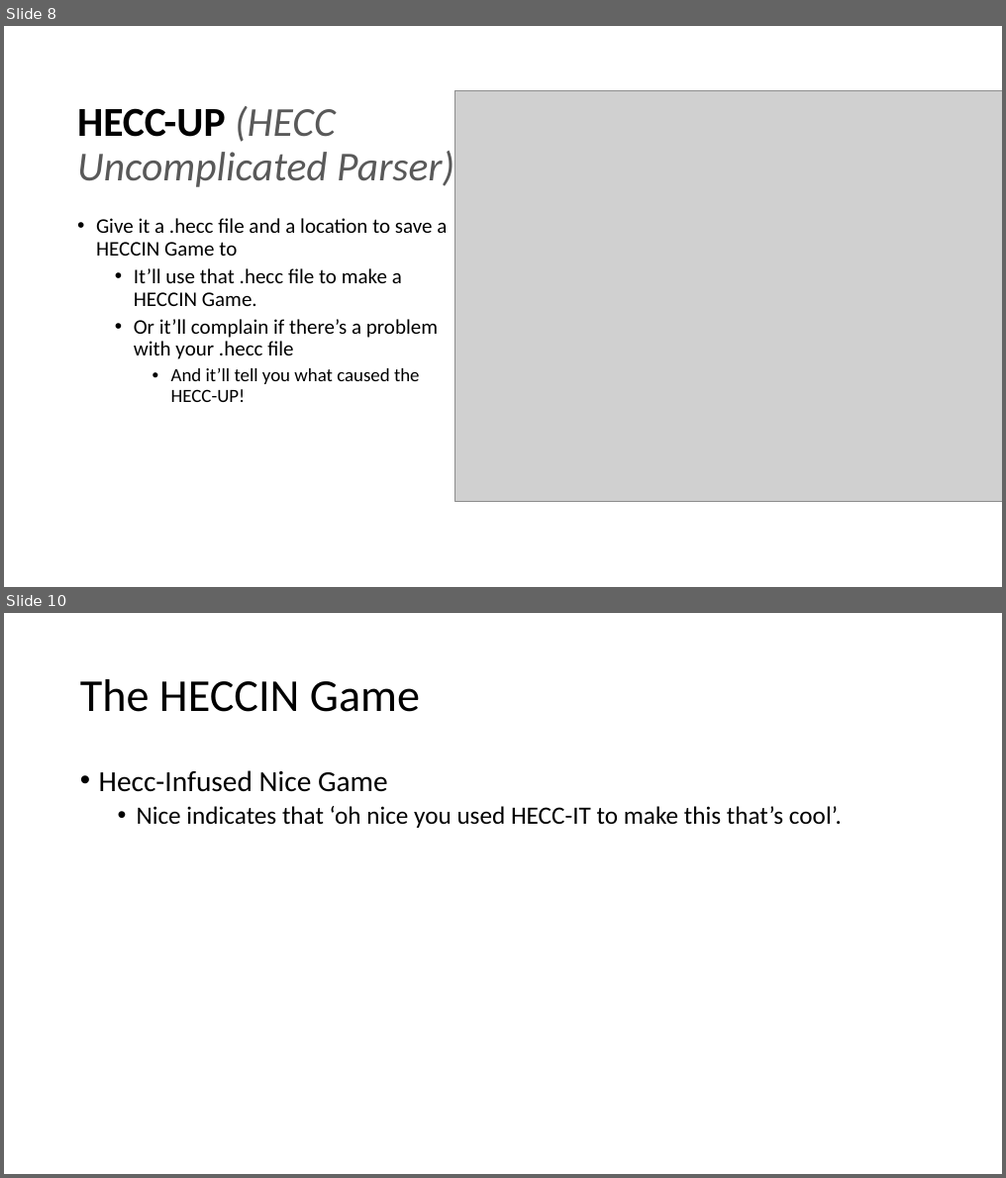
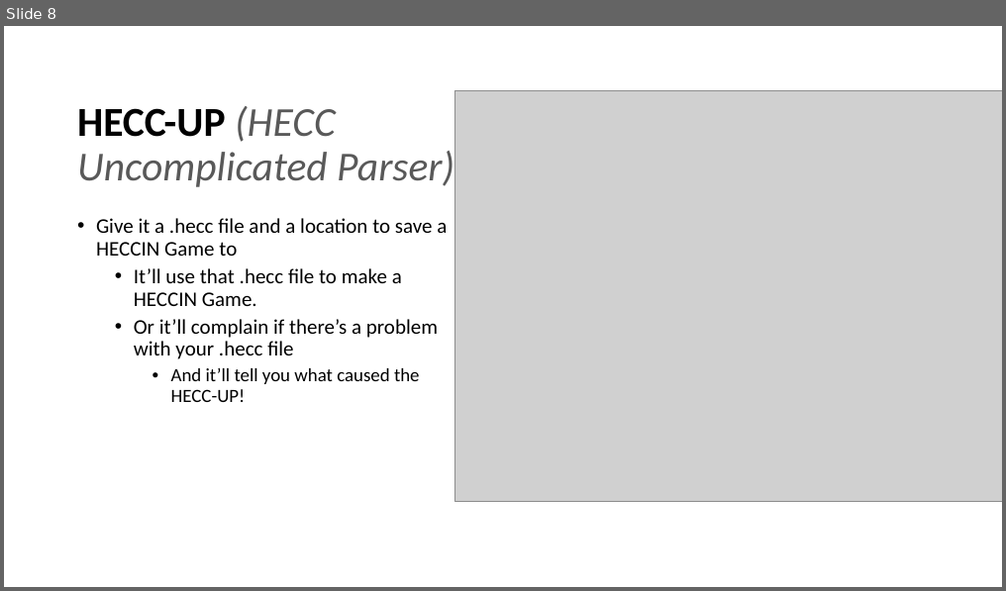
Before and after one commit to 11BelowStudio/HECC-IT, a slide deck: Reports n such/Week 11 Presentation.pptx. Shown one above the other, each under a label of ours: slides 8 and 10 before the commit, slide 8 after it; the slides between them are not shown. The pictures are 1006x1178 and 1006x591 pixels, drawn with LibreOffice and Linux fonts; fonts in the diff are those of the drawing; grey boxes stand for pictures; background and template pictures are left out. Boxes give left, top, right and bottom in pixels: in the first picture for what was removed or moved away, otherwise in the second. Text is boxed around its words. In the diff, an @@ line names an element or a change of style, - is before the commit and + after.

```diff
--- a/Reports n such/Week 11 Presentation.pptx
+++ b/Reports n such/Week 11 Presentation.pptx
@@ slide 10 removed at (4, 613, 1002, 1174), background #FFFFFF @@
@@ title removed at (80, 679, 420, 712) @@
-The HECCIN Game
@@ text removed at (99, 770, 842, 828) @@
-• Hecc-Infused Nice Game
-  • Nice indicates that ‘oh nice you used HECC-IT to make this that’s cool’.
```
Also in this commit, not shown: 1 slide changed, 2 slides added.
